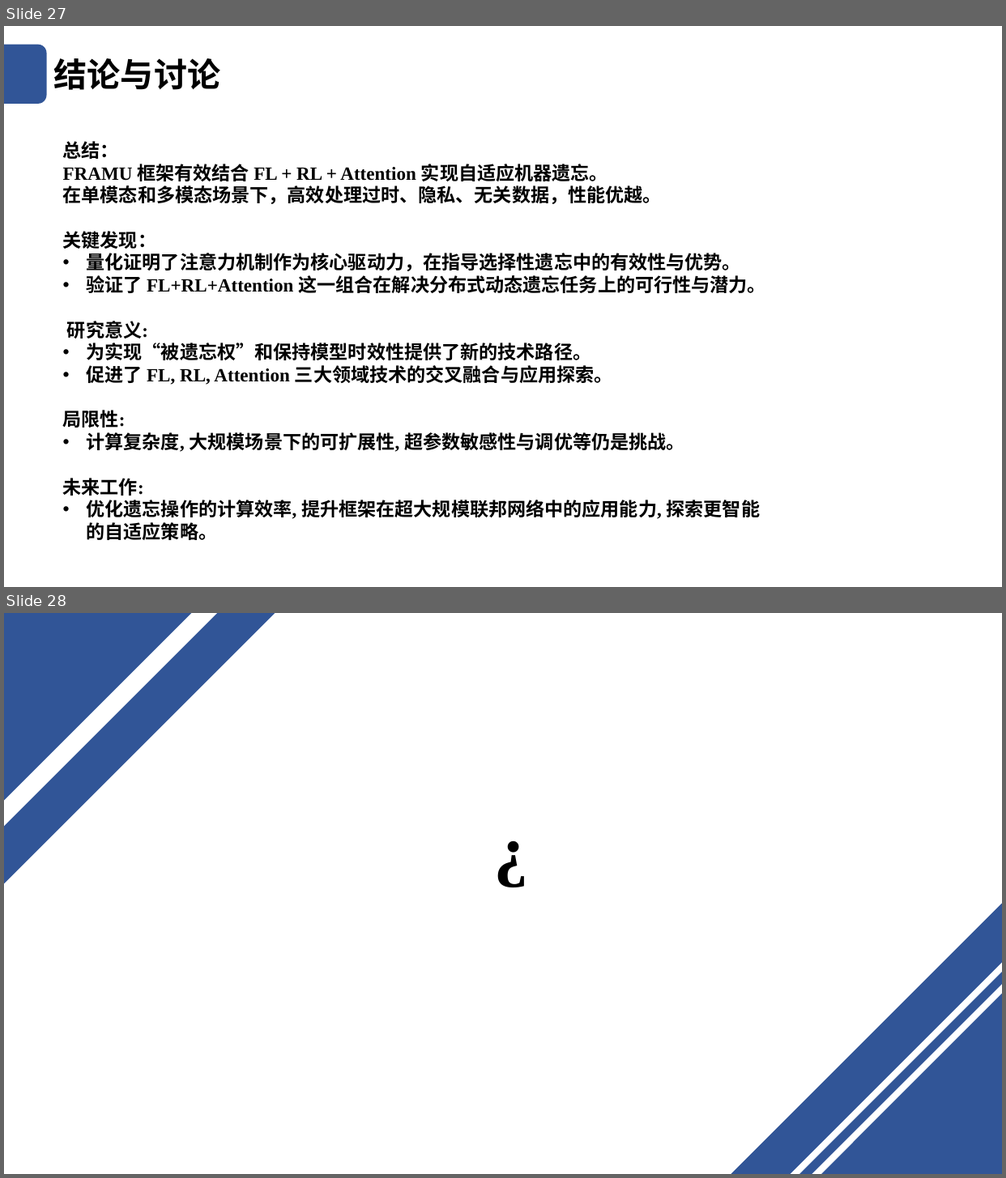
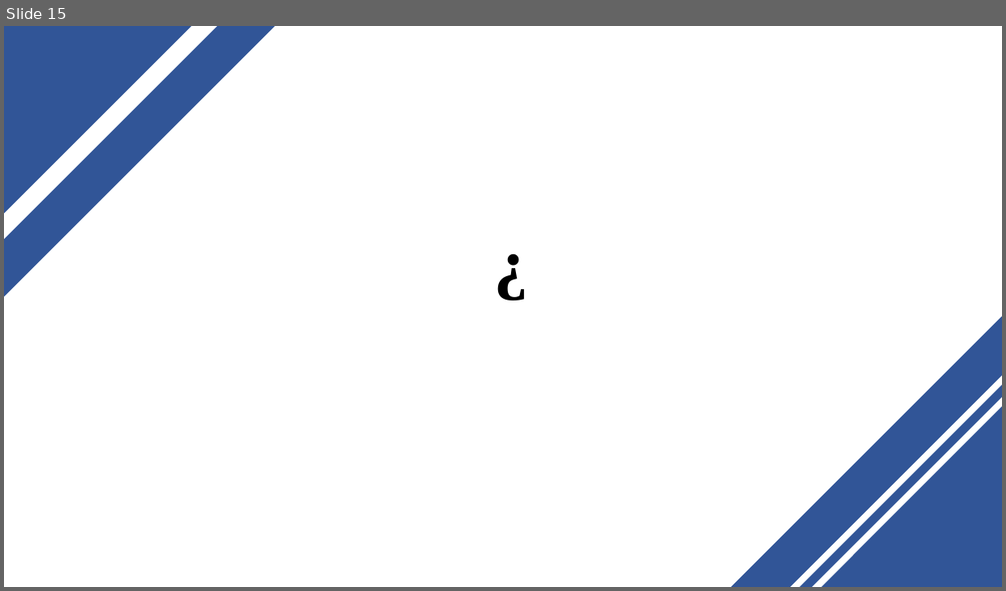
Before and after one commit to Yukkit-Lee/LeaveAppSys, a slide deck: SecureML_Se.pptx. Shown one above the other, each under a label of ours: slides 27 and 28 before the commit, slide 15 after it. The pictures are 1006x1178 and 1006x591 pixels, drawn with LibreOffice and Linux fonts; fonts in the diff are those of the drawing. Boxes give left, top, right and bottom in pixels: in the first picture for what was removed or moved away, otherwise in the second. Text is boxed around its words. In the diff, an @@ line names an element or a change of style, - is before the commit and + after.

```diff
--- a/SecureML_Se.pptx
+++ b/SecureML_Se.pptx
@@ slide 27 removed at (4, 26, 1002, 587), background #FFFFFF @@
@@ rounded rectangle removed at (4, 45, 47, 104) @@
@@ text removed at (54, 58, 221, 90) @@
-结论与讨论
@@ text removed at (63, 141, 765, 540) @@
-总结：
-FRAMU 框架有效结合 FL + RL + Attention 实现自适应机器遗忘。
-在单模态和多模态场景下，高效处理过时、隐私、无关数据，性能优越。
-关键发现：
-• 量化证明了注意力机制作为核心驱动力，在指导选择性遗忘中的有效性与优势。
-• 验证了 FL+RL+Attention 这一组合在解决分布式动态遗忘任务上的可行性与潜力。
-研究意义:
-• 为实现“被遗忘权”和保持模型时效性提供了新的技术路径。
-• 促进了 FL, RL, Attention 三大领域技术的交叉融合与应用探索。
-局限性:
-• 计算复杂度, 大规模场景下的可扩展性, 超参数敏感性与调优等仍是挑战。
-未来工作:
-• 优化遗忘操作的计算效率, 提升框架在超大规模联邦网络中的应用能力, 探索更智能的自适应策略。
@@ what was slide 28 is now slide 15 @@
```
Also in this commit, not shown: 3 slides changed, 12 other slides removed, 1 other file.
